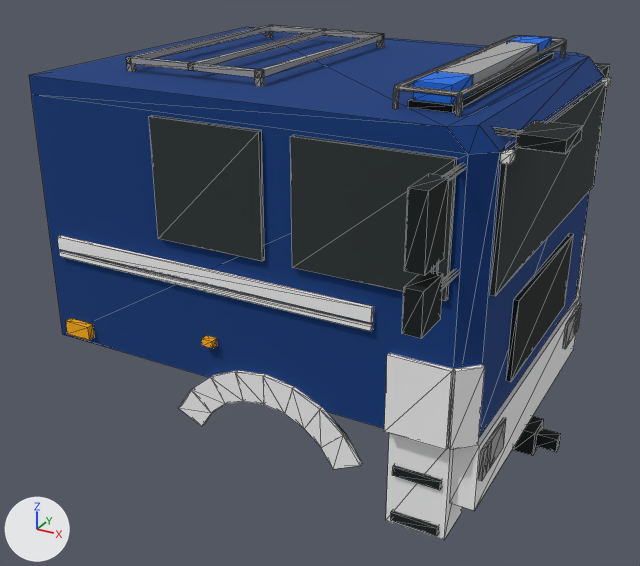
Before and after pictures for a commit that changed the glTF model src/render/assets/man-le-18-280-cab.glb.
Camera for both pictures: a 50 mm camera at (6.49, -5.26, 3.93) aimed at (3.73, -0.24, 1.42). The lights are fixed; the arrows at lower left show +X, +Y and +Z. The older version comes first. Mesh edges are drawn as thin lines. Where no turn or scale is listed for an object, it has been applied to the vertices. Vertices at exactly the same position are counted once.

In view in the first picture: 'cab', 'cab-glass', 'cab-lens'.
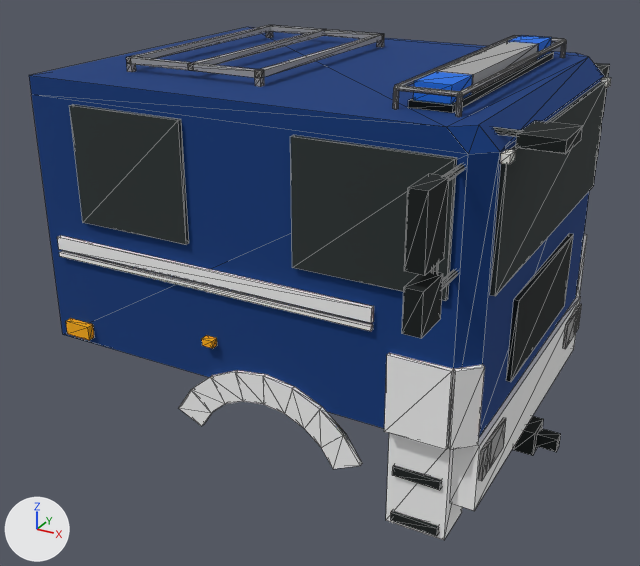
Commit message: fix: place the MAN crew cab's rear door window by the photo proportions

Where the newer file only moved an object's origin or applied its transform, the numbers keep the older frame.

The edits, one by one:
me_cab_glass is used by ob_cab_glass; location (4.21, 0.0, 2.378).
me_cab_glass had 40 vertices, 60 faces and spanned x -1.04..1.04, y -1.27..1.27, z -0.38..0.38.
me_cab_glass now has 40 vertices, 60 faces and spans x -1.65..1.04, y -1.28..1.28, z -0.38..0.38.
me_cab_glass part 1: the loose piece of 8 vertices spanning x -1.04..-0.29, y -1.27..-1.24, z -0.38..0.38 is scaled about its middle by (1.09, 1, 1), then moved by (-0.58, 0.0, 0.0).
Other edits to the shape of me_cab_glass do not show in these pictures.

What differs and where, as boxes [x1, y1, x2, y2] in the pictures (640 x 566 px; the box of a moved part takes in the faces that stretch with it):
'cab-glass', reshaped (17% wider)
    before: [149, 82, 606, 301]
    after: [69, 82, 606, 301]
part 1 of me_cab_glass, moved or reshaped
    before: [149, 115, 265, 261]
    after: [69, 104, 189, 245]
